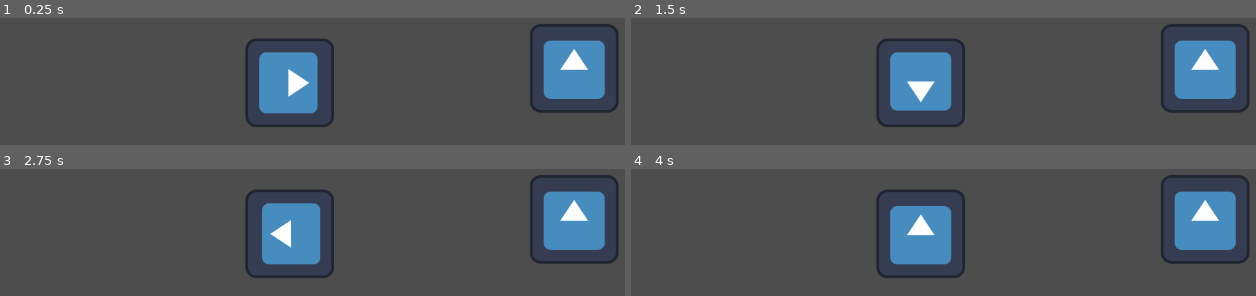
Above: before the commit, frames 1-4 (two rows, left to right).
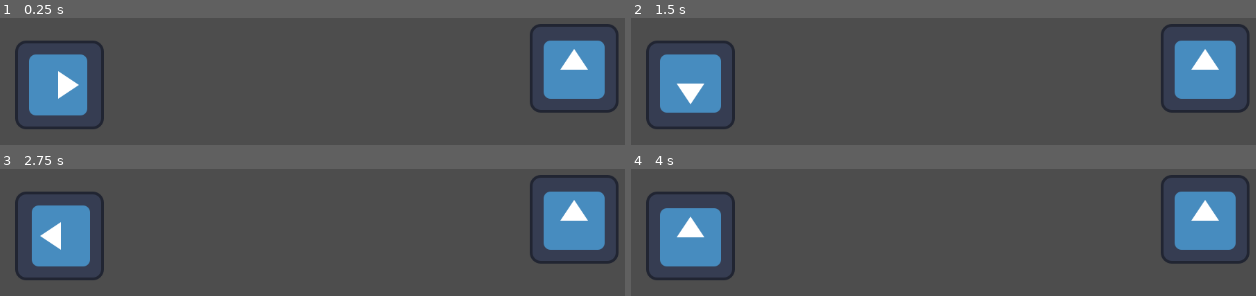
Above: after the commit, the same moments.

Repository: darthLeviN/test-godot-release
Game: Godot game, scene res://control.tscn
The game is run twice, just before and just after one commit, with the same random seed, the same clock (stepped at 60 frames per second) and the same inputs. The engine's default icon, where the game draws it, is replaced by a stand-in: a white triangle on a blue panel in a dark square.
Inputs:
- Up to frame 1 (0.25 s): no input
- Up to frame 2 (1.5 s): no input
- Up to frame 3 (2.75 s): no input
- Up to frame 4 (4 s): no input

The runs differ from the first frame. In frame 1, 12% of the frame differs, in the area x 2-54%, y 16-88%; in frame 2, 12%; in frame 3, 12%; in frame 4, 12%.

Commit message:
Added windows export

Diff:
--- a/control.tscn
+++ b/control.tscn
@@ -48,7 +48,7 @@
 grow_vertical = 2
 
 [node name="Sprite2D" type="Sprite2D" parent="."]
-position = Vector2(500, 300)
+position = Vector2(168, 303)
 texture = ExtResource("1_6spvo")
 
 [node name="Sprite2D2" type="Sprite2D" parent="."]
Binary file added: Icon105.png
Not shown, added: Icon105.png.import
Not shown, changed: export_presets.cfg
Not shown, changed: .github/workflows/release.yml
